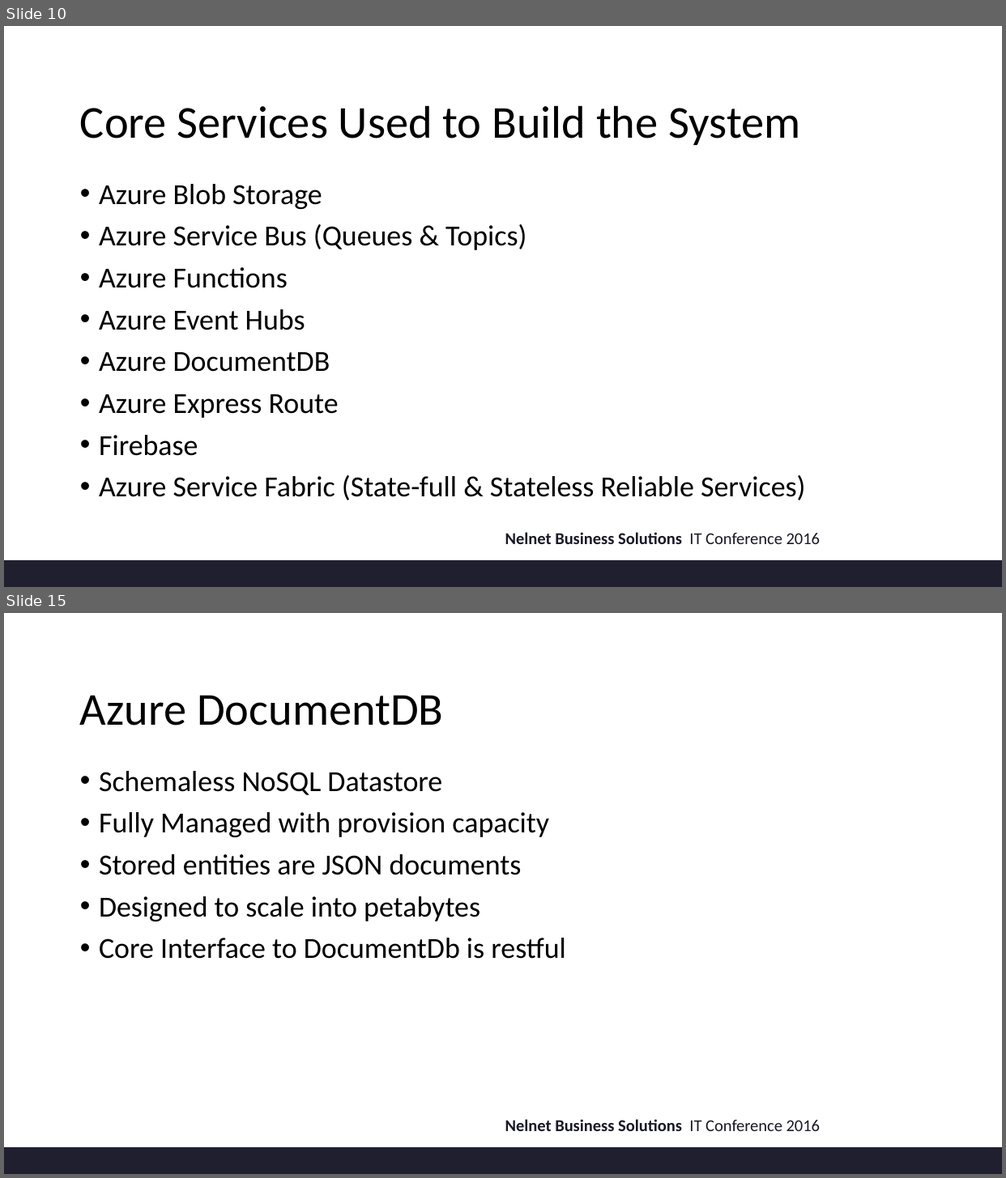
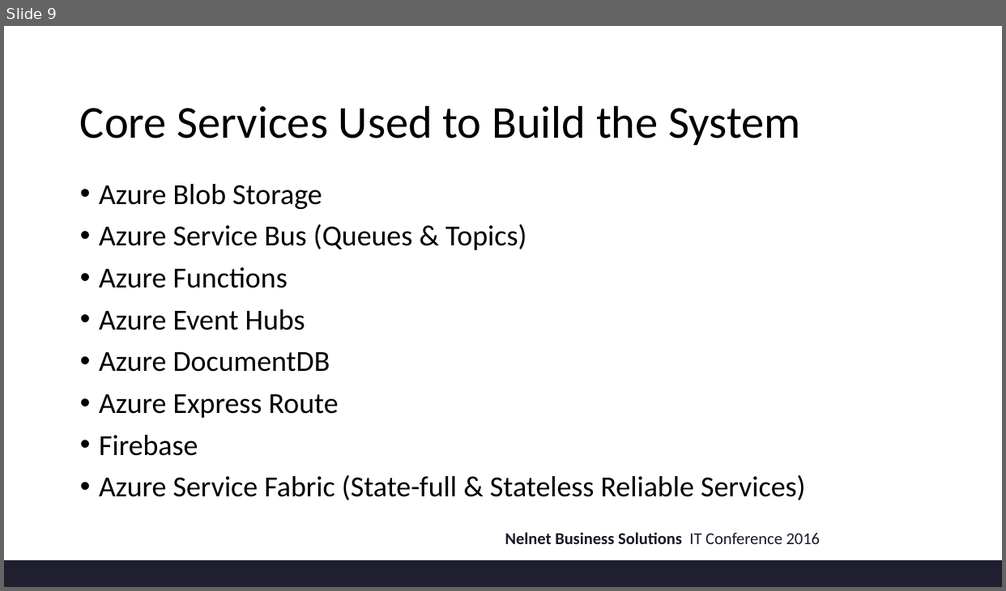
Before and after one commit to rwebrown/ITConference, a slide deck: NBS_IT_FINAL.pptx. Shown one above the other, each under a label of ours: slides 10 and 15 before the commit, slide 9 after it; the slides between them are not shown. The pictures are 1006x1178 and 1006x591 pixels, drawn with LibreOffice and Linux fonts; fonts in the diff are those of the drawing; background and template pictures are left out. Boxes give left, top, right and bottom in pixels: in the first picture for what was removed or moved away, otherwise in the second. Text is boxed around its words. In the diff, an @@ line names an element or a change of style, - is before the commit and + after.

```diff
--- a/NBS_IT_FINAL.pptx
+++ b/NBS_IT_FINAL.pptx
@@ slide 15 removed at [4, 613, 1002, 1174], background #FFFFFF; not listed: 2 template elements that a slide beside it also shows @@
@@ title removed at [80, 695, 443, 726] @@
-Azure DocumentDB
@@ text removed at [99, 771, 566, 959] @@
-• Schemaless NoSQL Datastore
-• Fully Managed with provision capacity
-• Stored entities are JSON documents
-• Designed to scale into petabytes
-• Core Interface to DocumentDb is restful
@@ what was slide 10 is now slide 9 @@
```
Also in this commit, not shown: 1 slide changed, 11 other slides removed.
